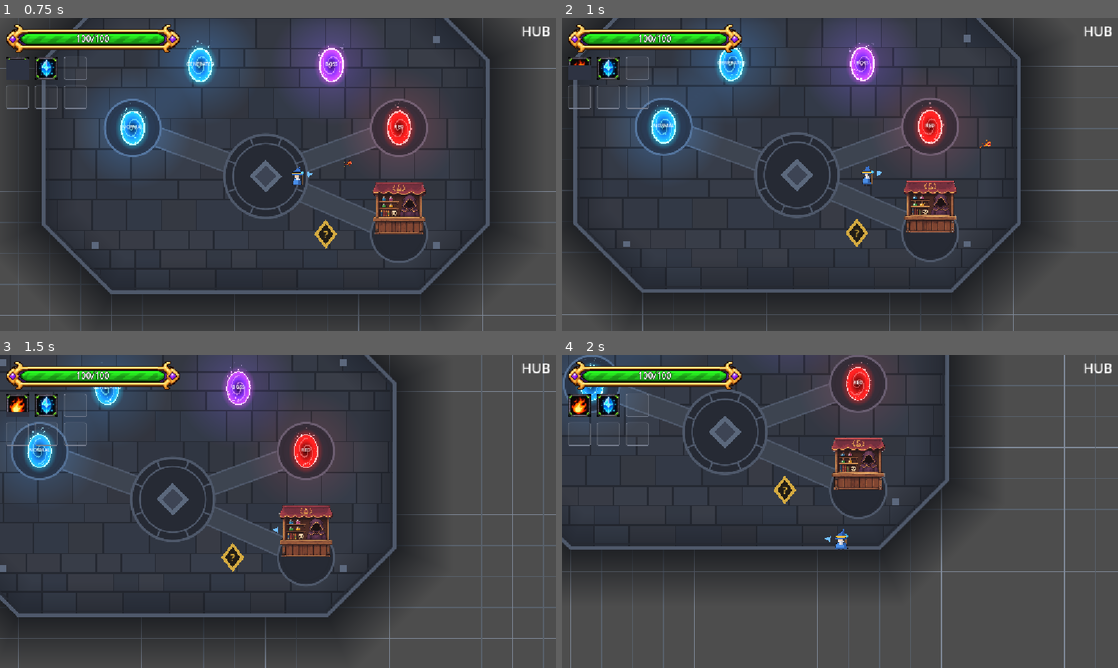
Above: before the commit, frames 1-4 (two rows, left to right).
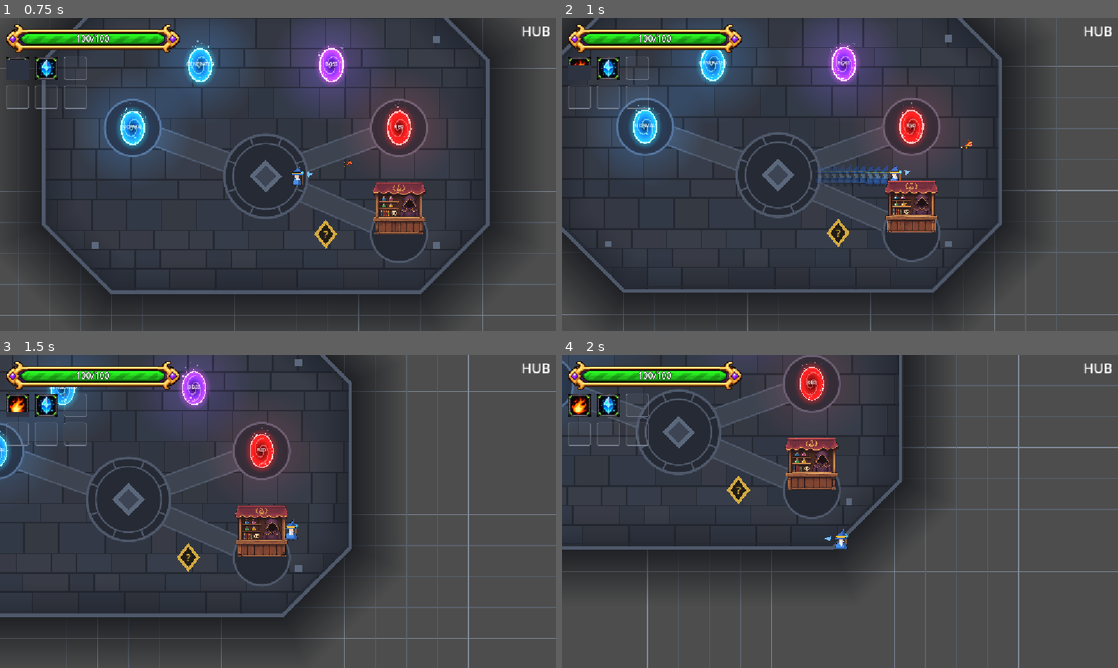
Above: after the commit, the same moments.

Repository: BestestGameStudio/gangU
Game: Godot game, scene res://scenes/main.tscn
Two runs of this game, one before a commit and one after it. Both use one fixed random seed, a clock stepped at 60 frames per second and the inputs below.
Inputs (mouse positions are in pixels of both pictures, inside the frame that each line leads up to):
- Up to frame 1 (0.75 s): tap Enter at 0.5 s; move the mouse to (400, 158) at 0.52 s; hold D (move_right) from 0.53 s (still down); hold Space (cast) from 0.53 s (still down)
- Up to frame 2 (1 s): keep holding D (move_right); keep holding Space (cast); tap Shift (dash, bound only after the commit) at 0.8 s
- Up to frame 3 (1.5 s): move the mouse to (166, 527) at 1.27 s; release D (move_right) at 1.28 s; release Space (cast) at 1.28 s; hold S (move_down) from 1.28 s (still down); tap Shift (dash, bound only after the commit) at 1.35 s
- Up to frame 4 (2 s): keep holding S (move_down); tap Space (cast) at 1.55 s

Frame 1 is identical in both runs. In frame 2, 14% of the frame differs, in the area x 0-90%, y 0-100%; in frame 3, 22%, in the area x 0-98%, y 0-100%; in frame 4, 16%.

Commit message:
feat(player): add Shift dash movement (#198)
Dash along held WASD direction (last move direction when idle):
900 px/s for 0.15s (~135 px), 0.6s cooldown, terrain rules apply via
TerrainMotion.resolve, no stamina/iframes. Afterimage trail + tint on the
wizard sprite. Adds dash_started/dash_ended signals and test198 harness.

Co-Authored-By: Claude Opus 5.5 <noreply@anthropic.com>
Co-authored-by: Colin Lin <22690560+l3n0ire@users.noreply.github.com>

Diff:
--- a/project.godot
+++ b/project.godot
@@ -45,6 +45,10 @@
 "deadzone": 0.5,
 "events": [Object(InputEventKey,"resource_local_to_scene":false,"resource_name":"","device":-1,"window_id":0,"alt_press …(554 unchanged characters)…
 }
+dash={
+"deadzone": 0.5,
+"events": [Object(InputEventKey,"resource_local_to_scene":false,"resource_name":"","device":-1,"window_id":0,"alt_pressed":false,"shift_pressed":false,"ctrl_pressed":false,"meta_pressed":false,"pressed":false,"keycode":0,"physical_keycode":4194325,"key_label":0,"unicode":0,"location":0,"echo":false,"script":null)]
+}
 
 [rendering]
 
--- a/scripts/player.gd
+++ b/scripts/player.gd
@@ -11,6 +11,22 @@
 @export var speed: float = 320.0
 @export var max_hp: int = 100
 @export var can_swim: bool = true
+
+## #198: Shift dash. A short burst along the held WASD direction (or the last
+## movement direction when standing still). Terrain rules still apply because
+## the dash velocity goes through TerrainMotion.resolve like walking does.
+## No stamina cost and no iframes (the issue left both open).
+signal dash_started(direction: Vector2)
+signal dash_ended()
+
+@export var dash_speed: float = 900.0
+@export var dash_duration: float = 0.15
+@export var dash_cooldown: float = 0.6
+
+var _dash_time_left := 0.0
+var _dash_cooldown_left := 0.0
+var _dash_dir := Vector2.DOWN
+var _last_move_dir := Vector2.DOWN
 
 var terrain: TerrainMap = null
 
@@ -83,9 +99,24 @@
 func _physics_process(delta: float) -> void:
 	if hp <= 0:
 		velocity = Vector2.ZERO
+		if _dash_time_left > 0.0:
+			_dash_time_left = 0.0
+			_end_dash()
 		return
 	var input_dir := Input.get_vector(&"move_left", &"move_right", &"move_up", &"move_down")
-	velocity = TerrainMotion.resolve(terrain, global_position, velocity, input_dir * speed, delta, can_swim)
+	if input_dir != Vector2.ZERO:
+		_last_move_dir = input_dir.normalized()
+	_dash_cooldown_left = maxf(_dash_cooldown_left - delta, 0.0)
+	if Input.is_action_just_pressed(&"dash"):
+		try_dash(input_dir)
+	var desired := input_dir * speed
+	if _dash_time_left > 0.0:
+		desired = _dash_dir * dash_speed
+		_dash_time_left = maxf(_dash_time_left - delta, 0.0)
+		_spawn_dash_ghost()
+		if _dash_time_left == 0.0:
+			_end_dash()
+	velocity = TerrainMotion.resolve(terrain, global_position, velocity, desired, delta, can_swim)
 	move_and_slide()
 	if sprite != null:
 		if input_dir != Vector2.ZERO:
@@ -94,7 +125,7 @@
 				facing = &"right" if input_dir.x > 0.0 else &"left"
 			else:
 				facing = &"down" if input_dir.y > 0.0 else &"up"
-		_update_sprite(input_dir != Vector2.ZERO)
+		_update_sprite(input_dir != Vector2.ZERO or is_dashing())
 
 func _process(_delta: float) -> void:
 	# Face the mouse cursor; manual aim only.
@@ -107,6 +138,58 @@
 		# directional animation frames, not node rotation.
 		sprite.global_rotation = 0.0
 
+## #198: start a dash if not dead, not already dashing and off cooldown.
+## `input_dir` zero falls back to the last movement direction. Returns whether
+## a dash started.
+func try_dash(input_dir: Vector2 = Vector2.ZERO) -> bool:
+	if hp <= 0 or _dash_time_left > 0.0 or _dash_cooldown_left > 0.0:
+		return false
+	_dash_dir = input_dir.normalized() if input_dir != Vector2.ZERO else _last_move_dir
+	_dash_time_left = dash_duration
+	_dash_cooldown_left = dash_cooldown
+	if sprite != null:
+		sprite.modulate = Color(0.75, 0.9, 1.6)
+	dash_started.emit(_dash_dir)
+	return true
+
+
+func is_dashing() -> bool:
+	return _dash_time_left > 0.0
+
+
+func dash_cooldown_remaining() -> float:
+	return _dash_cooldown_left
+
+
+func _end_dash() -> void:
+	if sprite != null:
+		sprite.modulate = Color.WHITE
+	dash_ended.emit()
+
+
+## Afterimage trail: a fading copy of the current wizard frame left behind each
+## physics frame of the dash. Skipped for bare player.tscn (no sprite).
+func _spawn_dash_ghost() -> void:
+	if sprite == null or sprite.sprite_frames == null or get_parent() == null:
+		return
+	var tex := sprite.sprite_frames.get_frame_texture(sprite.animation, sprite.frame)
+	if tex == null:
+		return
+	var ghost := Sprite2D.new()
+	ghost.texture = tex
+	ghost.centered = sprite.centered
+	ghost.offset = sprite.offset
+	ghost.flip_h = sprite.flip_h
+	ghost.texture_filter = sprite.texture_filter
+	ghost.global_transform = sprite.global_transform
+	ghost.modulate = Color(0.55, 0.8, 1.0, 0.6)
+	ghost.z_index = z_index - 1
+	get_parent().add_child(ghost)
+	var tween := ghost.create_tween()
+	tween.tween_property(ghost, "modulate:a", 0.0, 0.25)
+	tween.tween_callback(ghost.queue_free)
+
+
 ## #137: drive idle_<dir>/walk_<dir> from the retained facing + movement.
 func _update_sprite(walking: bool) -> void:
 	var prefix := "walk_" if walking else "idle_"
--- /dev/null
+++ b/scripts/test198_dash.gd
@@ -0,0 +1,64 @@
+extends SceneTree
+## #198: Shift dash. Checks the input binding, dash distance/direction,
+## idle fallback direction, cooldown gating, and that death blocks dashing.
+
+var _area: Node2D
+var _player: Player
+var _frames := 0
+var _fails := 0
+var _start := Vector2.ZERO
+var _started_dirs: Array = []
+var _ended := 0
+
+func _initialize() -> void:
+	_area = Node2D.new()
+	get_root().add_child(_area)
+	current_scene = _area
+	_player = load("res://scenes/player.tscn").instantiate()
+	_player.position = Vector2(400, 300)
+	_area.add_child(_player)
+	_player.dash_started.connect(func(d: Vector2) -> void: _started_dirs.append(d))
+	_player.dash_ended.connect(func() -> void: _ended += 1)
+
+func _check(label: String, ok: bool) -> void:
+	if not ok:
+		_fails += 1
+	print("[198] ", label, " -> ", "PASS" if ok else "FAIL")
+
+func _physics_process(_dt: float) -> bool:
+	_frames += 1
+	match _frames:
+		2:
+			var shift_bound := false
+			for ev in InputMap.action_get_events(&"dash"):
+				if ev is InputEventKey and ev.physical_keycode == KEY_SHIFT:
+					shift_bound = true
+			_check("dash action bound to Shift", shift_bound)
+			_start = _player.global_position
+			_check("dash starts to the right", _player.try_dash(Vector2.RIGHT))
+			_check("is_dashing() true", _player.is_dashing())
+			_check("second dash refused while dashing", not _player.try_dash(Vector2.UP))
+		14:
+			# 0.15s at 60 fps = 9 physics frames; dash is over by now.
+			var moved := _player.global_position - _start
+			print("[198] moved ", moved)
+			_check("dash ended", not _player.is_dashing() and _ended == 1)
+			_check("moved ~135 px right (100..170)", moved.x > 100.0 and moved.x < 170.0 and absf(moved.y) < 1.0)
+			_check("player stops after dash (no input)", _player.velocity.length() < 1.0)
+			_check("cooldown still running", _player.dash_cooldown_remaining() > 0.0)
+			_check("dash refused on cooldown", not _player.try_dash(Vector2.LEFT))
+		60:
+			_check("cooldown expired after 0.6s", is_zero_approx(_player.dash_cooldown_remaining()))
+			_check("dash with no input starts after cooldown", _player.try_dash(Vector2.ZERO))
+			# No WASD input has happened in this harness, so the fallback is the
+			# default last-move direction (down).
+			_check("idle fallback direction is DOWN", _started_dirs.size() == 2 and _started_dirs[1] == Vector2.DOWN)
+		110:
+			_player.apply_damage(_player.max_hp)
+		112:
+			_check("dash cancelled/refused when dead", not _player.try_dash(Vector2.RIGHT) and not _player.is_dashing())
+			print("[198] DONE fails=", _fails)
+			print("RESULT: ", "ALL PASS" if _fails == 0 else "FAIL")
+			quit(1 if _fails > 0 else 0)
+			return true
+	return false
Not shown, added: scripts/test198_dash.gd.uid
